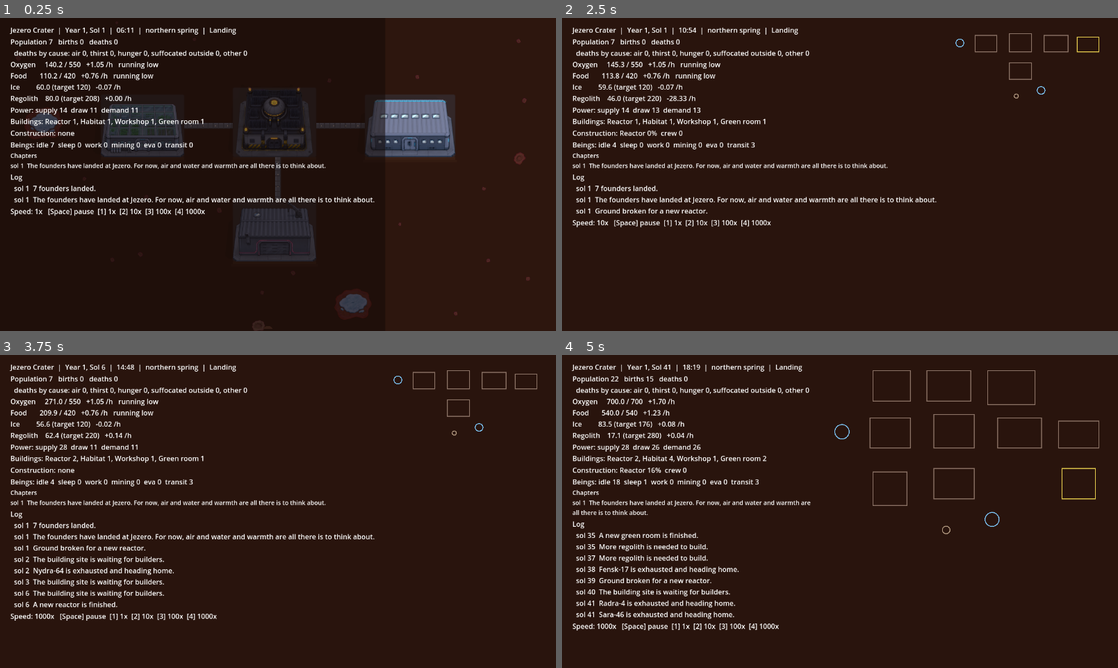
Above: before the commit, frames 1-4 (two rows, left to right).
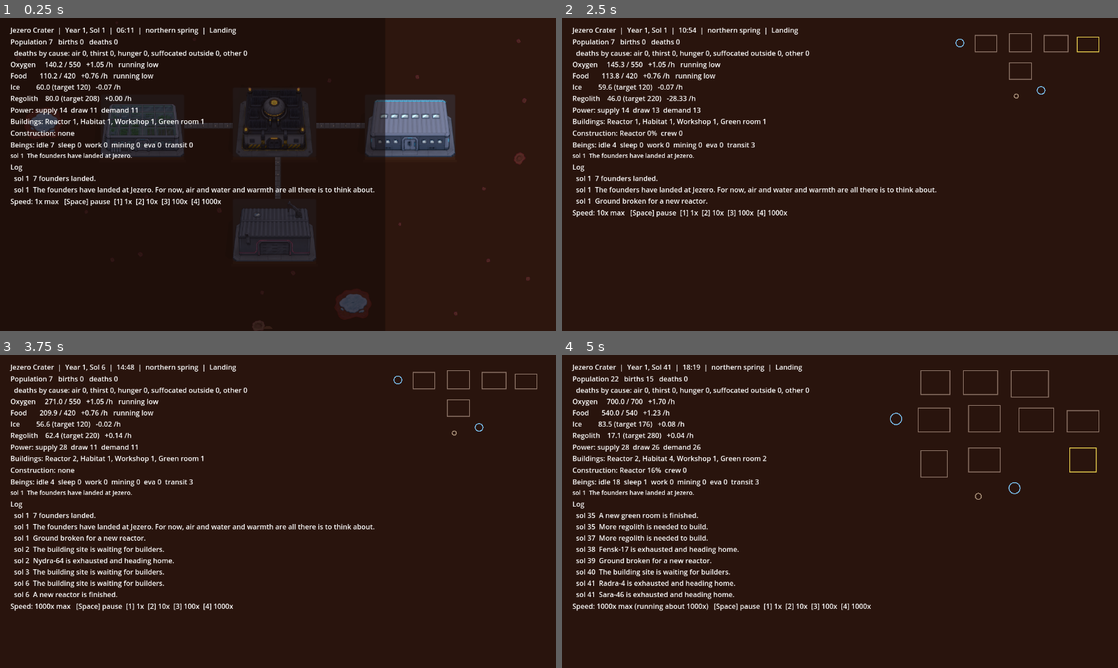
Above: after the commit, the same moments.

Repository: HerbyJ3/eco-game-idea
Game: Godot game, scene res://view/main.tscn
Same seed, same stepped clock (60 frames per second), same inputs: the game is played once before the commit and once after it.
Inputs (mouse positions are in pixels of both pictures, inside the frame that each line leads up to):
- Up to frame 1 (0.25 s): no input
- Up to frame 2 (2.5 s): tap Enter at 0.5 s; move the mouse to (962, 158) at 0.52 s; tap M at 0.6 s; click (962, 158) at 0.67 s; tap Space at 0.77, 1.07, 2 s; drag from (728, 190) to (812, 237) at 1.27 s; move the mouse to (895, 105) at 2.02 s; tap 2 at 2.1 s; click (895, 105) at 2.17 s
- Up to frame 3 (3.75 s): tap Enter at 2.75 s; drag from (250, 574) to (111, 464) at 2.77 s; tap Space at 3.5 s; move the mouse to (444, 558) at 3.52 s; tap 4 at 3.6 s; click (444, 558) at 3.67 s
- Up to frame 4 (5 s): tap Space at 3.77, 4.07 s; drag from (673, 464) to (756, 433) at 4.27 s

The runs differ from the first frame. In frame 1, 2.5% of the frame differs, in the area x 1-68%, y 43-64%; in frame 2, 2.9%; in frame 3, 4.5%; in frame 4, 6.3%, in the area x 1-97%, y 4-88%.

Commit message:
Task 3 step 11: first-sentence chapters strip, speed readout and throttle note, recursive source scan
Co-Authored-By: Claude Sonnet 5.5 <noreply@anthropic.com>
Claude-Session: https://claude.ai/code/session_01QaX6oeFXBBASm1RqZomNqz

Diff:
--- a/station-zero/tests/test_view_ages.gd
+++ b/station-zero/tests/test_view_ages.gd
@@ -1,8 +1,6 @@
 extends RefCounted
 ## Task 3, step 3: the HUD half of spec docs/specs/ages.md section 10 test 19 and the speed-readout half of test 20
-## (section 9). WRITTEN NOW, RED UNTIL THE HUD STEP 6 (test 19) AND STEP 11 (test 20 readout): the clock line has no age
-## word, there is no chapters strip and no "running low" word, and the speed line has no readout. They fail cleanly on the
-## tree as it is (the HUD scene is built, the missing text is reported). The sim half of test 20 (budget) is in
+## (section 9). Green since steps 6 (test 19) and 11 (test 20 readout). The sim half of test 20 (budget) is in
 ## tests/test_ages.gd.
 ##
 ## Method as tests/test_view.gd: the HUD scene is instantiated and bound by hand (main.setup(sim)); the sim host is not in
@@ -138,6 +136,12 @@
 			"t": 0.0, "sol": sol, "clock_sol": clock_sol}
 
 
+## The strip shows the text up to and including the first ". " (spec ages.md section 9).
+func _first(text: String) -> String:
+	var i := text.find(". ")
+	return text if i < 0 else text.substr(0, i + 1)
+
+
 func _shown(strip: String, entries: Array) -> Array:
 	var out: Array = []
 	for e in entries:
@@ -161,7 +165,8 @@
 	var landing: Dictionary = w.stats.age_history[0] if w.stats.has("age_history") and w.stats.age_history.size() > 0 else _entry("landing", "landing", "Landing text.", 0, 1)
 	w.stats.age_history = [landing]
 	h.main.refresh()
-	t.check(_txt(h.main, "Chapters").contains("sol %d  %s" % [int(landing.clock_sol), landing.text]), "one entry: `sol N  text`")
+	t.check(_txt(h.main, "Chapters").contains("sol %d  %s" % [int(landing.clock_sol), _first(landing.text)]), "one entry: `sol N  first sentence`")
+	t.check(not _txt(h.main, "Chapters").contains(str(landing.text).substr(_first(landing.text).length())) or _first(landing.text) == landing.text, "only the first sentence of the landing text is shown")
 	# Five entries: only the latest three, oldest first, using clock_sol (45), not sol (44).
 	var hist := [
 		_entry("landing", "landing", "Chapter one text.", 0, 1),
@@ -191,7 +196,7 @@
 		w._log("born", "Routine line %d." % i)
 	h.main.refresh()
 	t.check(not _txt(h.main, "Log").contains(landing.text), "the 8-line log has scrolled the landing line away")
-	t.check(_txt(h.main, "Chapters").contains(landing.text), "the strip still shows the Landing entry after 100 routine lines")
+	t.check(_txt(h.main, "Chapters").contains(_first(landing.text)), "the strip still shows the Landing entry after 100 routine lines")
 	# Age lines in the log keep appearing in the log itself (unchanged behaviour): the strip is additional.
 	w._log("age_began", "An age line.", {"age": "settlement", "how": "settled"})
 	h.main.refresh()
@@ -201,7 +206,16 @@
 		w._log("born", "More %d." % i)
 	h.main.refresh()
 	t.eq(w.log.size(), 500, "the world log is capped")
-	t.check(_txt(h.main, "Chapters").contains(landing.text), "log eviction does not touch the strip")
+	t.check(_txt(h.main, "Chapters").contains(_first(landing.text)), "log eviction does not touch the strip")
+	# Three chapters, one line each, first sentence only, `sol N  first sentence`.
+	var multi := [
+		_entry("landing", "landing", "The founders have landed at Jezero. For now, air is all.", 0, 1),
+		_entry("settlement", "settled", "Nobody is only surviving now. There are families here.", 44, 45),
+		_entry("landing", "fell_back", "Hard days have come back to Jezero. Water is on everyone's mind. Spring is rising.", 64, 65),
+	]
+	w.stats.age_history = multi
+	h.main.refresh()
+	t.eq(_txt(h.main, "Chapters"), "sol 1  The founders have landed at Jezero.\nsol 45  Nobody is only surviving now.\nsol 65  Hard days have come back to Jezero.", "exactly three lines, first sentences")
 	h.free_all()
 	_end(t)
 
@@ -284,11 +298,13 @@
 	return "\n".join(out)
 
 
-func _view_scripts() -> Array[String]:
+func _view_scripts(dir: String = "res://view") -> Array[String]:
 	var out: Array[String] = []
-	for f in DirAccess.get_files_at("res://view"):
+	for f in DirAccess.get_files_at(dir):
 		if f.ends_with(".gd"):
-			out.append("res://view/" + f)
+			out.append(dir + "/" + f)
+	for d in DirAccess.get_directories_at(dir):
+		out.append_array(_view_scripts(dir + "/" + d))
 	return out
 
 
@@ -296,6 +312,13 @@
 	_begin(t)
 	var files := _view_scripts()
 	t.check(files.has("res://view/main.gd"), "the scan includes view/main.gd")
+	t.check(files.size() > 5, "the scan recurses into the view subfolders (%d files)" % files.size())
+	var has_world := false
+	var has_model := false
+	for f in files:
+		has_world = has_world or f.begins_with("res://view/world/")
+		has_model = has_model or f.begins_with("res://view/model/")
+	t.check(has_world and has_model, "the scan includes view/world and view/model")
 	var bad := RegEx.create_from_string("(?<!SimData)\\.ages\\b|\\blast_sample\\b|\\bsols_in_age\\b|\\bage_changes\\b")
 	for f in files:
 		var code := _code_only(FileAccess.get_file_as_string(f))
@@ -315,3 +338,102 @@
 	t.check(main_src.contains("age_history"), "the HUD reads stats.age_history (chapters strip)")
 	t.check(main_src.contains("stats.age"), "the HUD reads stats.age (clock line)")
 	_end(t)
+
+
+# ---------------------------------------------------------------- 20. speed readout
+
+func _frames(h: Hud, n: int, hours_per_frame: float, dt: float = 0.1) -> void:
+	for i in n:
+		h.sim.world.t += hours_per_frame
+		h.main._process(dt)
+
+
+func _achieved(text: String) -> int:
+	var m := RegEx.create_from_string("running about (\\d+)x").search(text)
+	return int(m.get_string(1)) if m != null else -1
+
+
+func test_t20_speed_readout_and_throttle_line(t) -> void:
+	_begin(t)
+	var h := _hud()
+	h.main.set_speed(1000.0)
+	# Requested 1000 hours per real second: 100 hours in a 0.1 s frame. Warm the 1.0 s window.
+	_frames(h, 15, 100.0)
+	var ctl := _txt(h.main, "Controls")
+	t.check(ctl.contains("1000x max"), "the speed label is a maximum: %s" % ctl)
+	var got := _achieved(_all_text(h.main))
+	t.check(got >= 980 and got <= 1020, "achieved about 1000x when the world keeps up (read %d)" % got)
+	t.check(not _all_text(h.main).contains(THROTTLE), "no throttle line when achieved >= 0.9 of requested")
+	# 95 percent of the request: still no throttle line.
+	_frames(h, 20, 95.0)
+	got = _achieved(_all_text(h.main))
+	t.check(got >= 930 and got <= 970, "achieved about 950x (read %d)" % got)
+	t.check(not _all_text(h.main).contains(THROTTLE), "95 percent: no throttle line")
+	# 85 percent: throttle line, plain words, and the readout says what is really running.
+	_frames(h, 20, 85.0)
+	got = _achieved(_all_text(h.main))
+	t.check(got >= 830 and got <= 870, "achieved about 850x (read %d)" % got)
+	t.check(_all_text(h.main).contains(THROTTLE), "below 0.9: the throttle line appears")
+	# The figure is averaged over the window (1.0 s), not read from the last frame: frames alternating 100 and 70 hours
+	# (ending on a 100) average 850x, below 0.9 of 1000.
+	for i in 20:
+		_frames(h, 1, 100.0 if i % 2 == 1 else 70.0)
+	got = _achieved(_all_text(h.main))
+	t.check(got >= 830 and got <= 870, "alternating 700x / 1000x frames read about 850x, not the last frame (read %d)" % got)
+	t.check(_all_text(h.main).contains(THROTTLE), "and the average is below 0.9: throttled")
+	# 5 percent: heavy throttling, readout follows.
+	_frames(h, 20, 5.0)
+	got = _achieved(_all_text(h.main))
+	t.check(got >= 45 and got <= 55, "achieved about 50x (read %d)" % got)
+	t.check(_all_text(h.main).contains(THROTTLE), "still throttled")
+	t.check(_txt(h.main, "Controls").contains("1000x max"), "the label stays the requested maximum")
+	# Recovery removes the line.
+	_frames(h, 25, 100.0)
+	t.check(not _all_text(h.main).contains(THROTTLE), "back to full speed: the line is gone")
+	# Dropped hours are never shown as lost time.
+	var low := _all_text(h.main).to_lower()
+	t.check(not low.contains("lost") and not low.contains("dropped"), "no 'lost time' wording")
+	# Paused: no throttle line, no claim of running.
+	h.main.set_speed(0.0)
+	_frames(h, 15, 0.0)
+	t.check(not _all_text(h.main).contains(THROTTLE), "paused: no throttle line")
+	h.free_all()
+	_end(t)
+
+
+## What the readout shows: the Controls label (the clock line moves with the world, so it is left out) and whether the
+## throttle sentence is on screen anywhere.
+func _readout_state(main: Control) -> String:
+	return _txt(main, "Controls") + "|" + str(_all_text(main).contains(THROTTLE))
+
+
+func test_t20_readout_refreshes_at_most_every_half_second(t) -> void:
+	_begin(t)
+	var h := _hud()
+	h.main.set_speed(1000.0)
+	_frames(h, 15, 100.0)
+	var refresh_s := float(SimData.sim().speed_readout_refresh_s)
+	t.eq(refresh_s, 0.5, "data: speed_readout_refresh_s")
+	t.eq(float(SimData.sim().speed_readout_window_s), 1.0, "data: speed_readout_window_s")
+	t.eq(float(SimData.sim().speed_throttle_below), 0.9, "data: speed_throttle_below")
+	# The achieved speed swings every frame; the text must not follow every swing.
+	var rates := [100.0, 20.0, 80.0, 10.0, 90.0, 40.0, 100.0, 30.0]
+	var times: Array = []
+	var last := _readout_state(h.main)
+	var now := 0.0
+	for i in 60:
+		h.sim.world.t += float(rates[i % rates.size()])
+		h.main._process(0.1)
+		now += 0.1
+		var cur := _readout_state(h.main)
+		if cur != last:
+			times.append(now)
+			last = cur
+	t.check(times.size() >= 3, "the readout does change as the speed does (%d changes in 6 s)" % times.size())
+	var min_gap := 99.0
+	for i in range(1, times.size()):
+		min_gap = minf(min_gap, float(times[i]) - float(times[i - 1]))
+	t.check(times.size() < 2 or min_gap >= refresh_s - 0.06, "the text never changes twice within 0.5 s (shortest gap %.2f s)" % min_gap)
+	t.check(times.size() <= 13, "at most one change per refresh interval over 6 s (%d)" % times.size())
+	h.free_all()
+	_end(t)
--- a/station-zero/view/main.gd
+++ b/station-zero/view/main.gd
@@ -4,8 +4,9 @@
 
 const REFRESH_S := 0.1
 const LOG_LINES := 8
-## Slack of the sample's ice comparison (sim/ages.gd CMP_EPS), so the word flips at exactly the same stock.
-const LOW_EPS := 1e-9
+## Slack of the sample's ice comparison, so the word flips at exactly the same stock.
+const LOW_EPS := Ages.CMP_EPS
+const THROTTLE_NOTE := "The colony is too large to run this fast."
 ## Keyboard speed presets (multiples of real time). 0 pauses.
 const SPEEDS := {KEY_1: 1.0, KEY_2: 10.0, KEY_3: 100.0, KEY_4: 1000.0}
 const STATES: Array[String] = ["idle", "sleep", "work", "mining", "eva", "transit"]
@@ -31,6 +32,12 @@
 var _acc := 0.0
 var _printed := false
 var _resume_speed := 1.0
+## Speed readout (spec ages.md section 9): [frame real seconds, sim hours advanced in it] over the last
+## speed_readout_window_s, the cached readout (achieved multiple of real time, -1 = none yet) and the refresh timer.
+var _speed_samples: Array = []
+var _last_t := 0.0
+var _readout_acc := 0.0
+var _achieved := -1.0
 ## Last sampled stocks for the ice and regolith rate readout: [t, ice, regolith].
 var _prev: Array = []
 
@@ -61,6 +68,7 @@
 	if not _world.debug_map_changed.is_connected(_show_debug_map):
 		_world.debug_map_changed.connect(_show_debug_map)
 	_show_debug_map(_world.vm != null and _world.vm.debug_map)
+	_reset_speed_readout()
 	refresh()
 
 
@@ -90,6 +98,7 @@
 
 
 func _process(delta: float) -> void:
+	_sample_speed(delta)
 	_acc += delta
 	if _acc >= REFRESH_S:
 		_acc = 0.0
@@ -107,6 +116,8 @@
 
 
 func set_speed(s: float) -> void:
+	if s != _sim.speed:
+		_reset_speed_readout()
 	_sim.speed = s
 	if s > 0.0:
 		_resume_speed = s
@@ -129,7 +140,7 @@
 	_beings.text = _beings_text(w)
 	_chapters.text = _chapters_text(w)
 	_log.text = _log_text(w)
-	_controls.text = "Speed: %s   [Space] pause  [1] 1x  [2] 10x  [3] 100x  [4] 1000x" % _speed_name()
+	_controls.text = _controls_text()
 	_map.queue_redraw()
 	_fit_shade.call_deferred()
 	if not _printed:
@@ -139,7 +150,53 @@
 
 
 func _speed_name() -> String:
-	return "paused" if _sim.speed == 0.0 else "%dx" % int(_sim.speed)
+	return "paused" if _sim.speed == 0.0 else "%dx max" % int(_sim.speed)
+
+
+func _reset_speed_readout() -> void:
+	_speed_samples.clear()
+	_readout_acc = 0.0
+	_achieved = -1.0
+	if _sim != null and _sim.world != null:
+		_last_t = _sim.world.t
+
+
+## Called every frame: records the sim hours the world advanced in this frame, and refreshes the cached readout at most
+## every speed_readout_refresh_s so the text does not flicker.
+func _sample_speed(delta: float) -> void:
+	var w: SimWorld = _sim.world
+	var cfg: Dictionary = SimData.sim()
+	_speed_samples.append([delta, w.t - _last_t])
+	_last_t = w.t
+	var window := float(cfg.speed_readout_window_s)
+	var total := 0.0
+	for smp: Array in _speed_samples:
+		total += float(smp[0])
+	while _speed_samples.size() > 1 and total - float(_speed_samples[0][0]) >= window:
+		total -= float(_speed_samples[0][0])
+		_speed_samples.pop_front()
+	_readout_acc += delta
+	if _readout_acc < float(cfg.speed_readout_refresh_s) - 1e-6:
+		return
+	_readout_acc = 0.0
+	if _sim.speed == 0.0 or total <= 0.0:
+		_achieved = -1.0
+		return
+	var hours := 0.0
+	for smp: Array in _speed_samples:
+		hours += float(smp[1])
+	# Hours per real second, as a multiple of the 1x rate.
+	_achieved = hours / total * float(cfg.real_seconds_per_hour_at_1x)
+
+
+## Speed, the achieved readout and the throttle note, then the key help (spec ages.md section 9).
+func _controls_text() -> String:
+	var line := "Speed: " + _speed_name()
+	if _sim.speed > 0.0 and _achieved >= 0.0:
+		line += " (running about %dx)" % int(round(_achieved))
+		if _achieved < float(SimData.sim().speed_throttle_below) * _sim.speed:
+			line += "  " + THROTTLE_NOTE
+	return line + "   [Space] pause  [1] 1x  [2] 10x  [3] 100x  [4] 1000x"
 
 
 func _clock_text(w: SimWorld) -> String:
@@ -157,14 +214,20 @@
 	return line
 
 
-## The pinned chapters strip: the last hud.chapters_shown age_history entries, oldest first, as `sol N  text`.
+## The pinned chapters strip: the last hud.chapters_shown age_history entries, oldest first, one line each, as
+## `sol N  <first sentence>` (the text up to and including the first ". "; the full text is in the log).
 func _chapters_text(w: SimWorld) -> String:
 	var n := int(SimData.ages().hud.chapters_shown)
 	var hist: Array = w.stats.age_history
-	var lines: PackedStringArray = ["Chapters"]
+	var lines: PackedStringArray = []
 	for e: Dictionary in hist.slice(maxi(0, hist.size() - n)):
-		lines.append("sol %d  %s" % [int(e.clock_sol), e.text])
+		lines.append("sol %d  %s" % [int(e.clock_sol), _first_sentence(str(e.text))])
 	return "\n".join(lines)
+
+
+func _first_sentence(text: String) -> String:
+	var i := text.find(". ")
+	return text if i < 0 else text.substr(0, i + 1)
 
 
 ## The low-stock word for the Oxygen, Food and Ice lines: the same thresholds as ages.sample (data keys), computed here
Not shown, removed: station-zero/tests/deferred/test_ages_budget.gd.txt
Not shown, removed: station-zero/tests/deferred/test_view_ages.gd.txt
